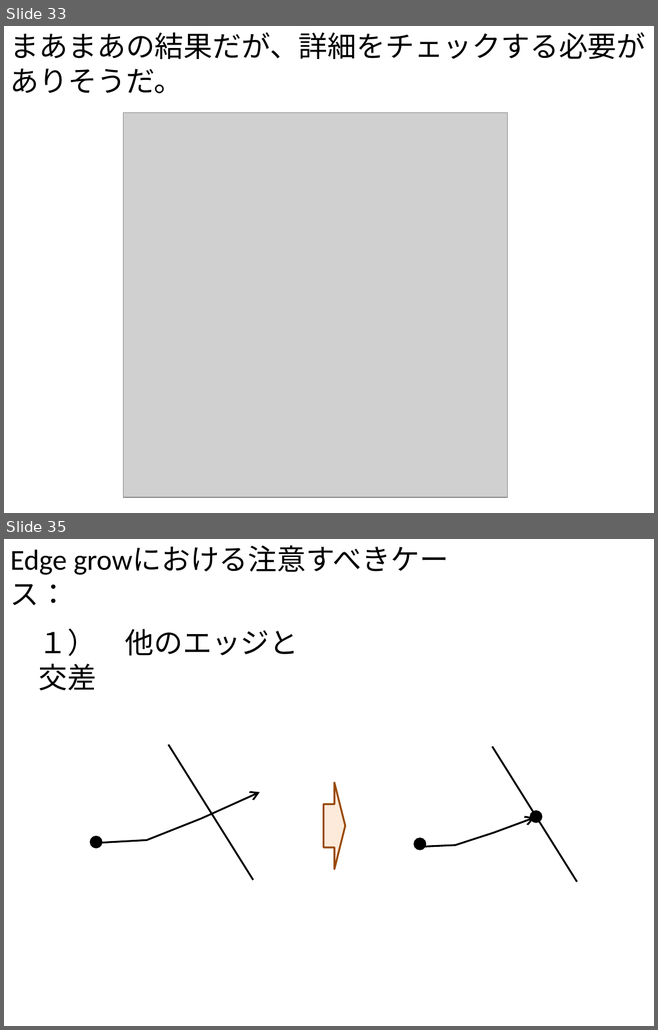
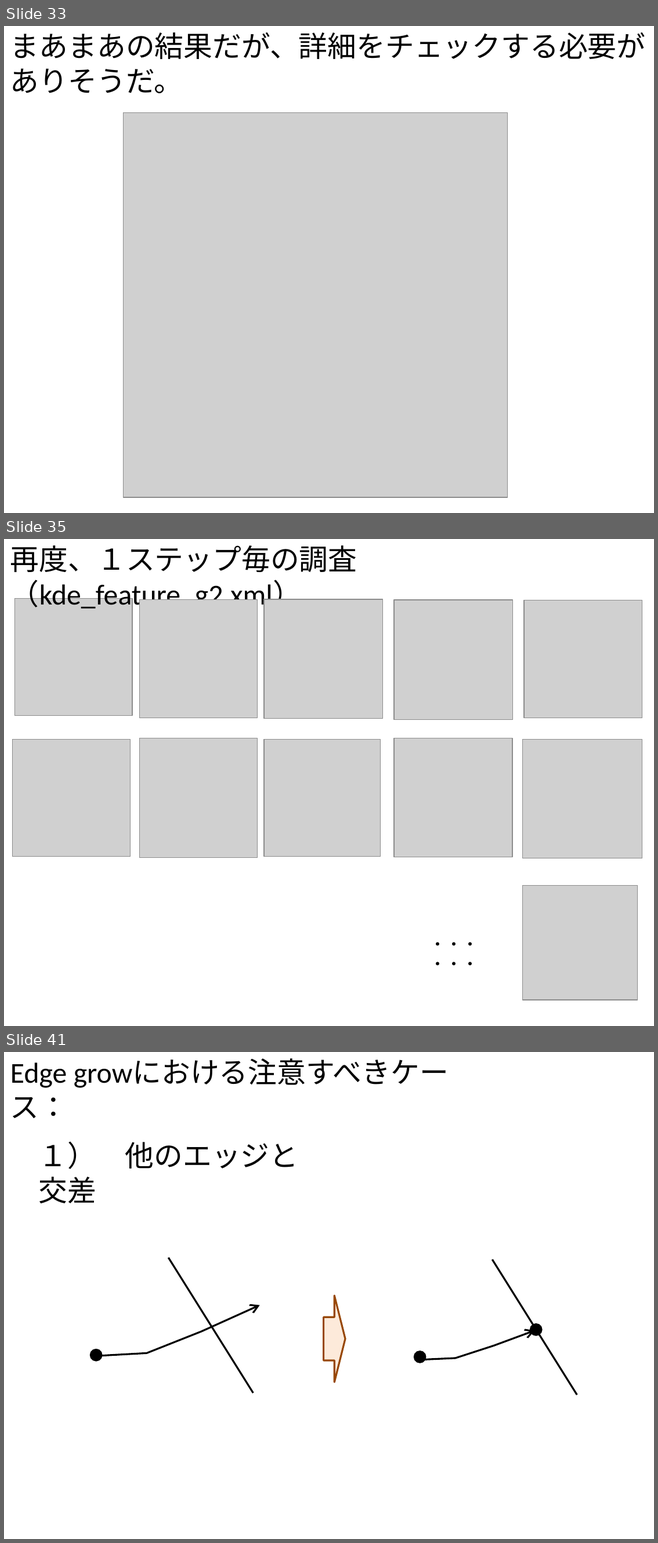
Before and after one commit to gnishida/RoadDesigner, a slide deck: RoadDesigner.pptx. Shown one above the other, each under a label of ours: slides 33 and 35 before the commit, slides 33, 35 and 41 after it; the slides between them are not shown. The pictures are 658x1030 and 658x1543 pixels, drawn with LibreOffice and Linux fonts; fonts in the diff are those of the drawing; grey boxes stand for pictures. Boxes give left, top, right and bottom in pixels: in the first picture for what was removed or moved away, otherwise in the second. Text is boxed around its words. In the diff, an @@ line names an element or a change of style, - is before the commit and + after.

```diff
--- a/RoadDesigner.pptx
+++ b/RoadDesigner.pptx
@@ slide 35 added at (4, 539, 654, 1026), background #FFFFFF @@
@@ text added at (10, 545, 357, 612), 32 pt, text #000000 @@
+再度、１ステップ毎の調査（kde_feature_g2.xml）
@@ picture added at (15, 599, 133, 716) @@
@@ picture added at (139, 600, 257, 718) @@
@@ picture added at (264, 599, 383, 718) @@
@@ picture added at (394, 600, 513, 719) @@
@@ picture added at (524, 600, 641, 718) @@
@@ picture added at (13, 739, 130, 856) @@
@@ picture added at (139, 739, 257, 858) @@
@@ picture added at (264, 739, 380, 856) @@
@@ picture added at (394, 739, 512, 857) @@
@@ picture added at (523, 739, 642, 858) @@
@@ picture added at (523, 885, 637, 1000) @@
@@ text added at (429, 942, 478, 966), 18 pt, text #000000 @@
+・・・・・・
@@ what was slide 35 is now slide 41 @@
```
Also in this commit, not shown: 1 slide changed, 5 other slides added, 4 other files.
